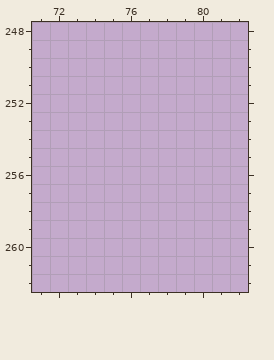
One commit to this pixel-art file: Project Files/Sprites/Entities/Characters/SideCast.aseprite. That is the earlier state.
640x480 pixels, 1 frame. Colours within 5 levels of each other are drawn and written as one. Shown: x 71..82, y 248..262. The commit also changed other parts of the picture, which this record leaves out.
After:
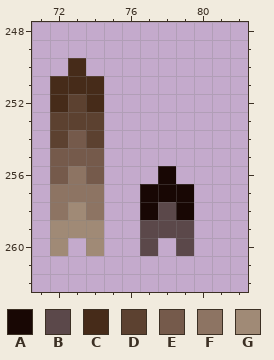
Palette (. is transparent): A #180704  B #5b484a  C #462b19  D #5c4130  E #755a4b  F #8d7463  G #a08a76
Difference:
Layer "Layer 1":
Colour A now appears in row 256 at x 78; in row 257 at x 77 to 79; in row 258 at x 77 and 79.
Colour B now appears in row 258 at x 78; in row 259 at x 77 to 79; in row 260 at x 77 and 79.
Colour C now appears in row 250 at x 73; in row 251 at x 72 to 74; in row 252 at x 72 and 74.
Colour D now appears in row 252 at x 73; in row 253 at x 72 to 74; in row 254 at x 72 and 74.
Colour E now appears in row 254 at x 73; in row 255 at x 72 to 74; in row 256 at x 72 and 74.
Colour F now appears in row 256 at x 73; in row 257 at x 72 to 74; in row 258 at x 72 and 74.
Colour G now appears in row 258 at x 73; in row 259 at x 72 to 74; in row 260 at x 72 and 74.
Changed places in both pictures, as pixel boxes (x1, y1, x2, y2):
added: (50, 58, 194, 256)
